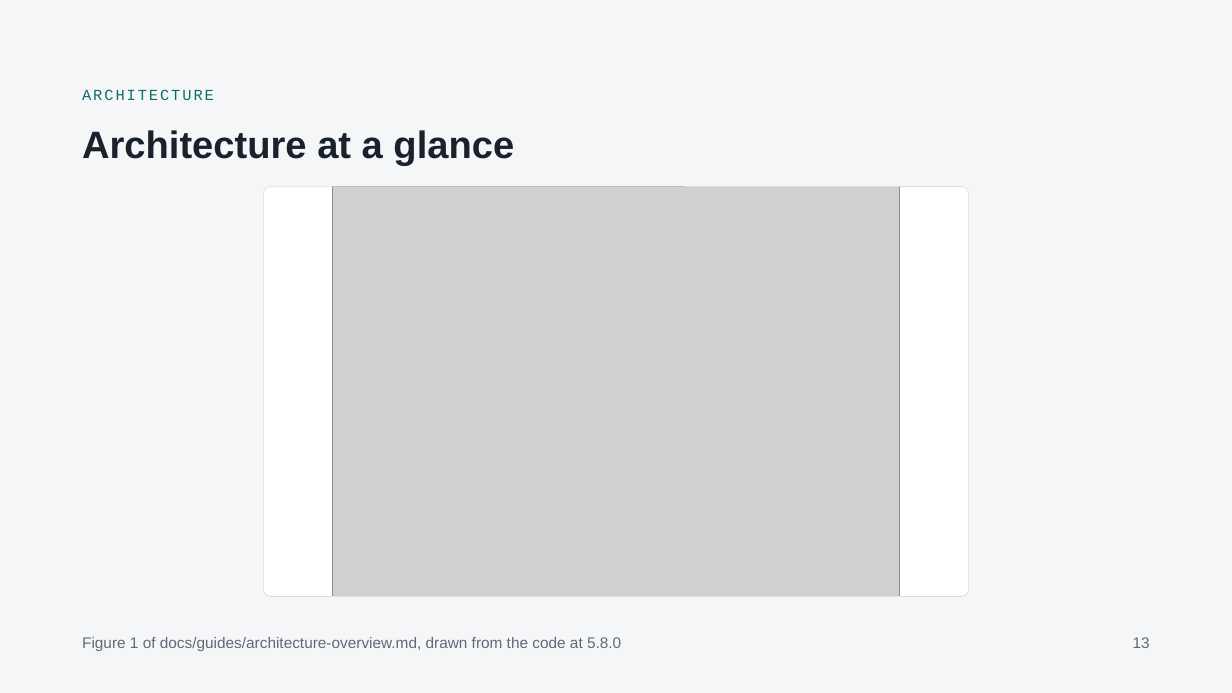
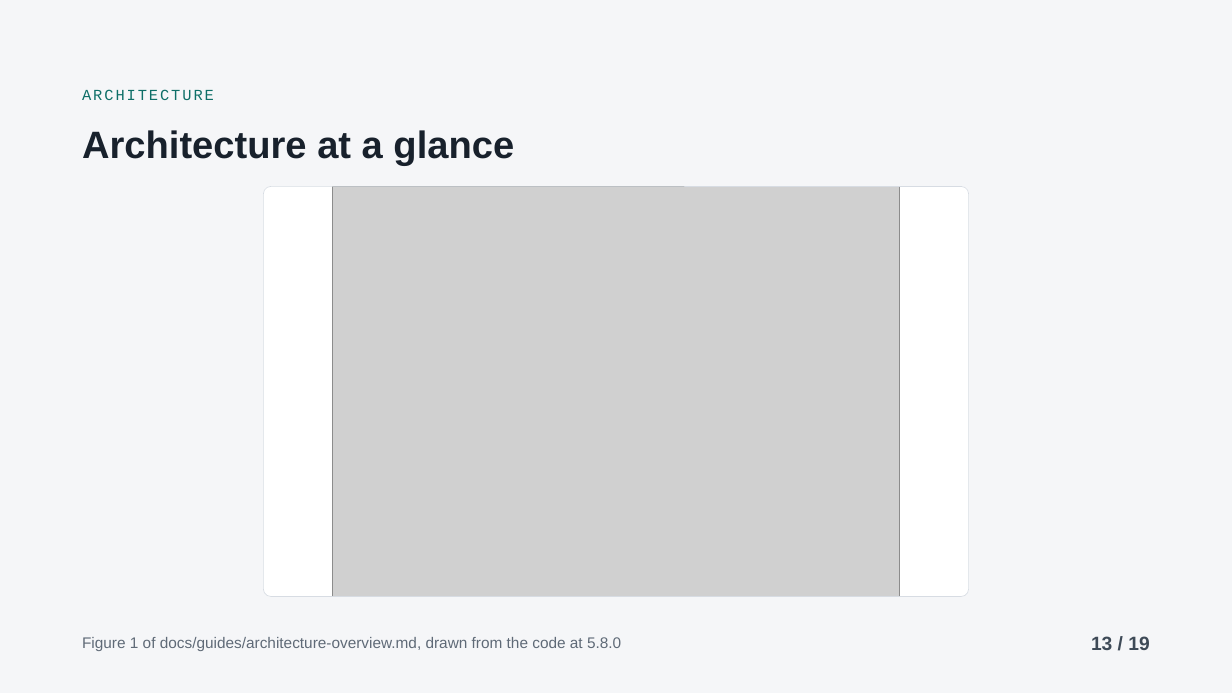
Before and after one commit to ephico2real2/group-sync-dashboard, a slide deck: slide 13 of docs/presentations/access-tracking-intro/deck.pptx. Drawn at 1232x693 pixels with LibreOffice and Linux fonts; fonts in the diff are those of the drawing; grey boxes stand for pictures. Boxes give left, top, right and bottom in pixels: in the first picture for what was removed or moved away, otherwise in the second. Text is boxed around its words. In the diff, an @@ line names an element or a change of style, - is before the commit and + after.

Commit message:
docs: the deck numbers its pages "N / 19"
Slides 2 to 19 carry "N / 19" at the bottom right, 30 px semibold, dark
grey on light slides and near-white on the dark one, so the number reads at
phone size; the source footer narrows to 1440 px to leave it room. deck.html
and deck.pdf are rebuilt with the README recipe, and deck.pptx is the deck's
own export again (PowerPoint, basic fonts).

```diff
--- a/docs/presentations/access-tracking-intro/deck.pptx
+++ b/docs/presentations/access-tracking-intro/deck.pptx
@@ text at [1091,636,1149,650]: text changed; size 12 to 15 pt; text colour #5F6A77 to #3E4A57; bold on @@
-13
+13 / 19
```
Also in this commit, not shown: 17 other slides changed, 2 other files.
